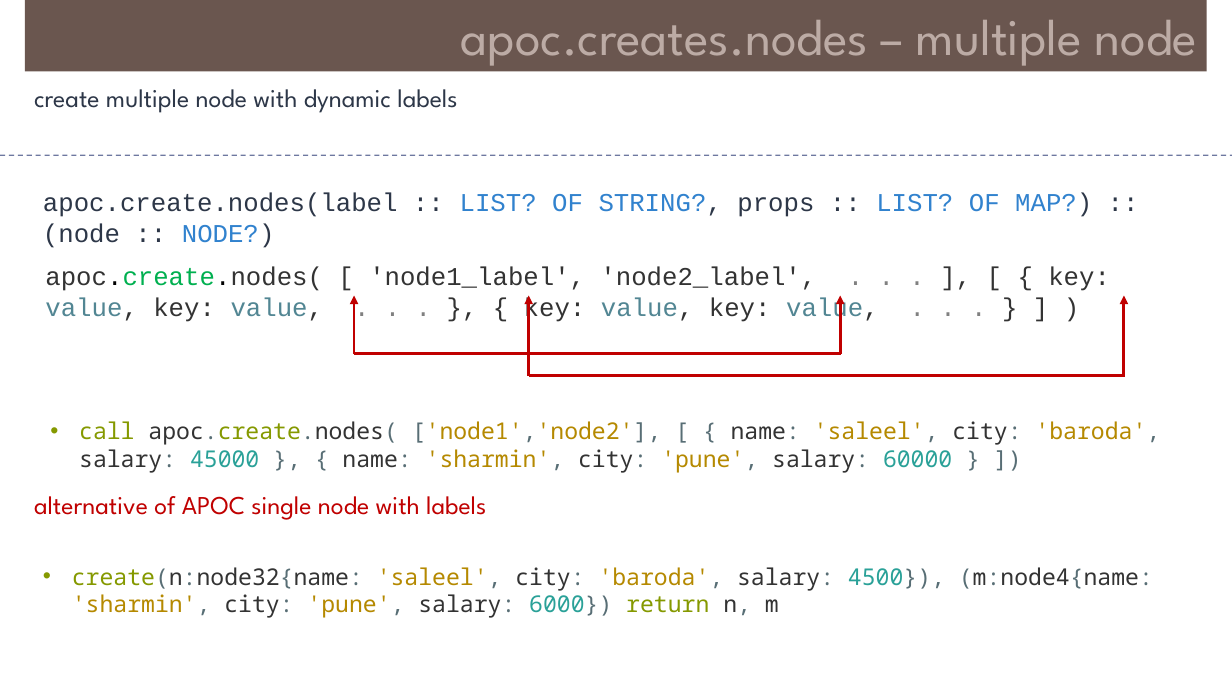
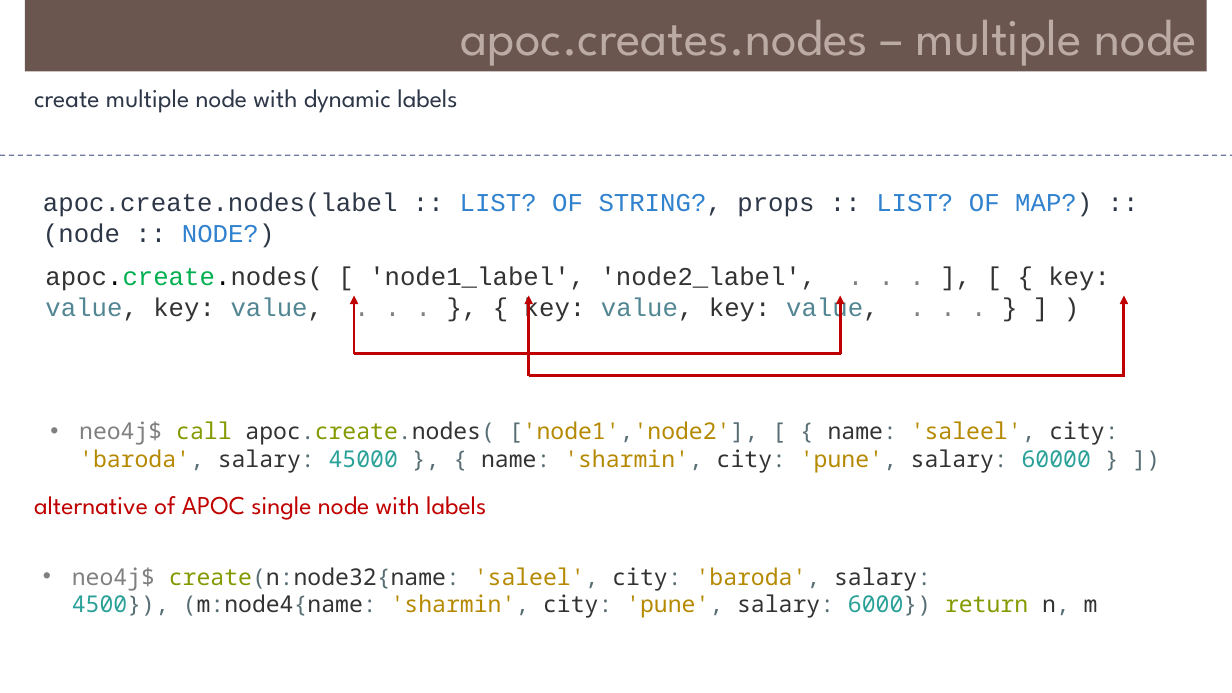
Before and after one commit to Saleel-Bagde/PPT-s, a slide deck: slide 37 of Neo4j.pptx (slide 35 before the commit). Drawn at 1232x693 pixels with LibreOffice and Linux fonts; fonts in the diff are those of the drawing. Boxes give left, top, right and bottom in pixels: in the first picture for what was removed or moved away, otherwise in the second. Text is boxed around its words. In the diff, an @@ line names an element or a change of style, - is before the commit and + after.

```diff
--- a/Neo4j.pptx
+++ b/Neo4j.pptx
@@ text at [79, 421, 1118, 473]: text changed @@
-• call apoc.create.nodes( ['node1','node2'], [ { name: 'saleel', city: 'baroda', salary: 45000 }, { name: 'sharmin', city: 'pune', salary: 60000 } ])
+• neo4j$ call apoc.create.nodes( ['node1','node2'], [ { name: 'saleel', city: 'baroda', salary: 45000 }, { name: 'sharmin', city: 'pune', salary: 60000 } ])
@@ text at [72, 567, 1098, 618]: text changed @@
-• create(n:node32{name: 'saleel', city: 'baroda', salary: 4500}), (m:node4{name: 'sharmin', city: 'pune', salary: 6000}) return n, m
+• neo4j$ create(n:node32{name: 'saleel', city: 'baroda', salary: 4500}), (m:node4{name: 'sharmin', city: 'pune', salary: 6000}) return n, m
```
Also in this commit, not shown: 3 other slides changed, 2 slides added.
